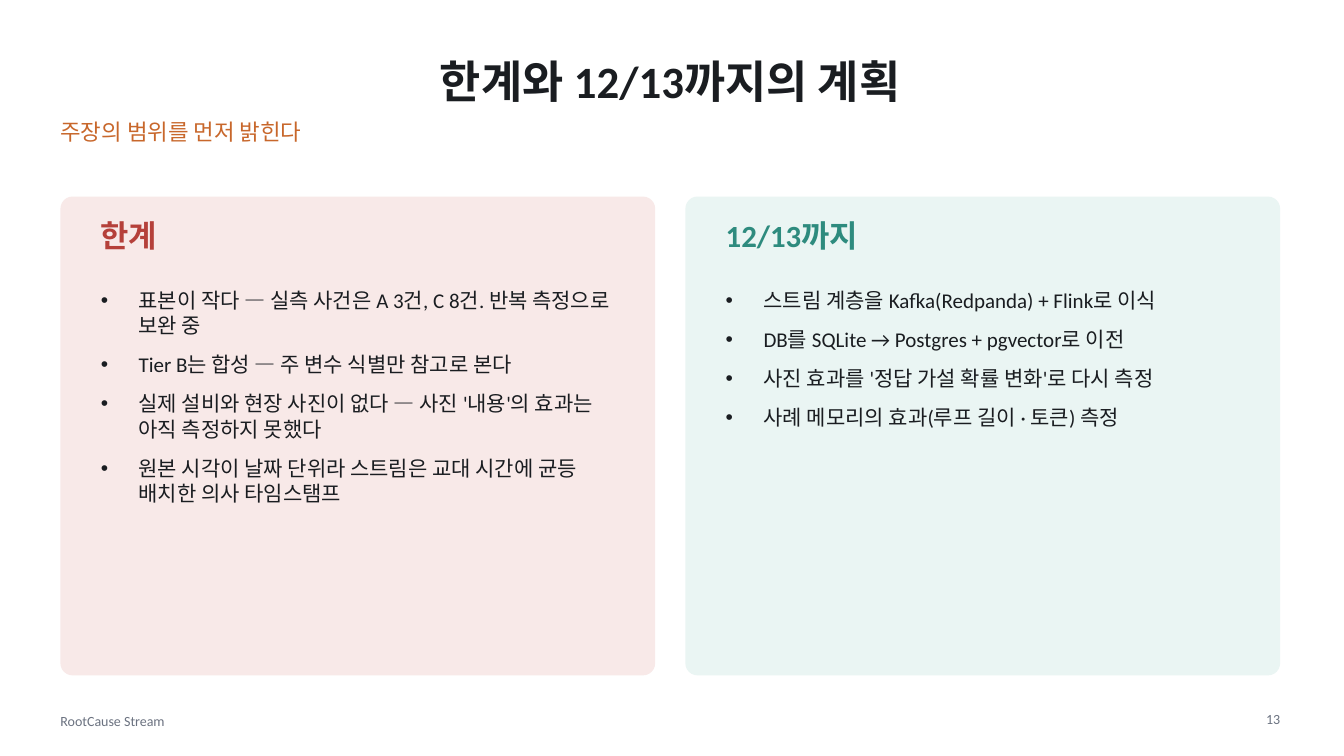
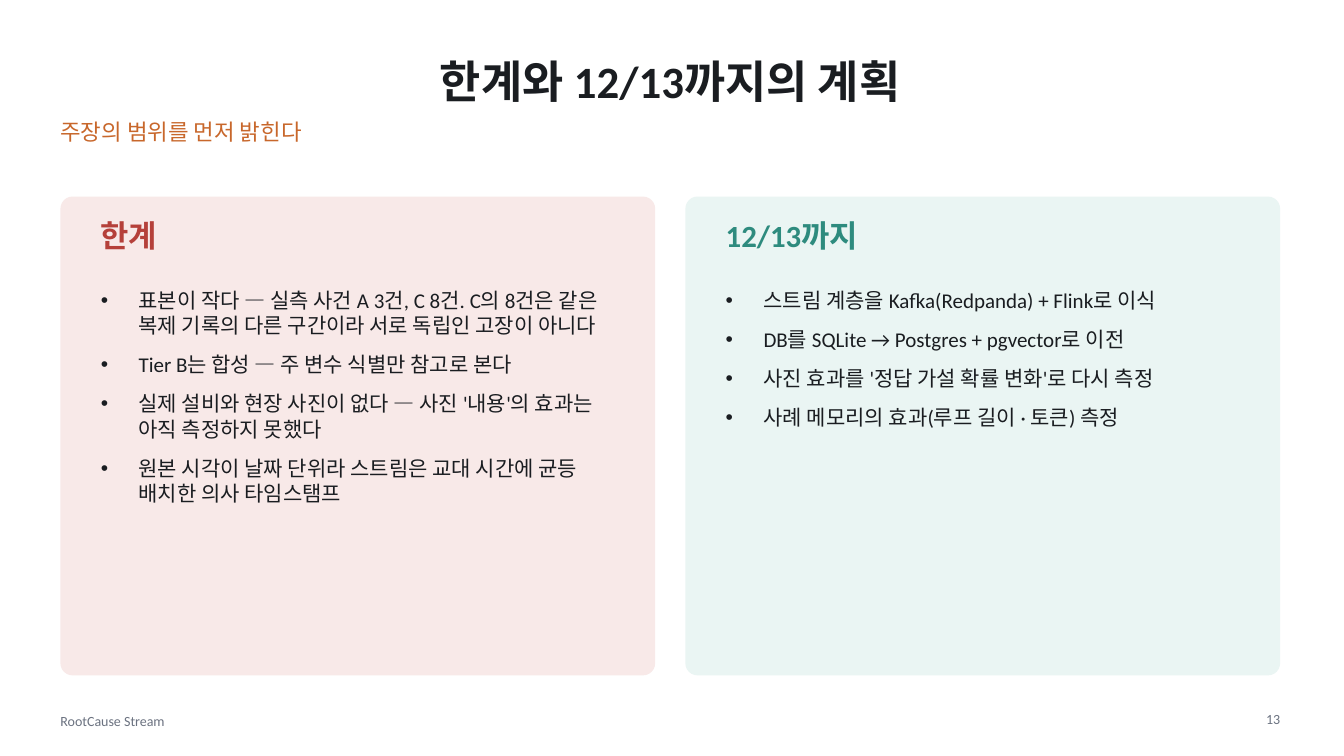
Before and after one commit to dlwogud/rootcause-stream, a slide deck: slide 13 of deck/RootCause_Stream_발표자료.pptx. Drawn at 1344x756 pixels with LibreOffice and Linux fonts; fonts in the diff are those of the drawing. Boxes give left, top, right and bottom in pixels: in the first picture for what was removed or moved away, otherwise in the second. Text is boxed around its words. In the diff, an @@ line names an element or a change of style, - is before the commit and + after.

```diff
--- a/deck/RootCause_Stream_발표자료.pptx
+++ b/deck/RootCause_Stream_발표자료.pptx
@@ text at <box>139,290,598,335</box>: text changed @@
-• 표본이 작다 — 실측 사건은 A 3건, C 8건. 반복 측정으로 보완 중
+• 표본이 작다 — 실측 사건 A 3건, C 8건. C의 8건은 같은 복제 기록의 다른 구간이라 서로 독립인 고장이 아니다
```
Also in this commit, not shown: 4 other slides changed, 6 other files.
